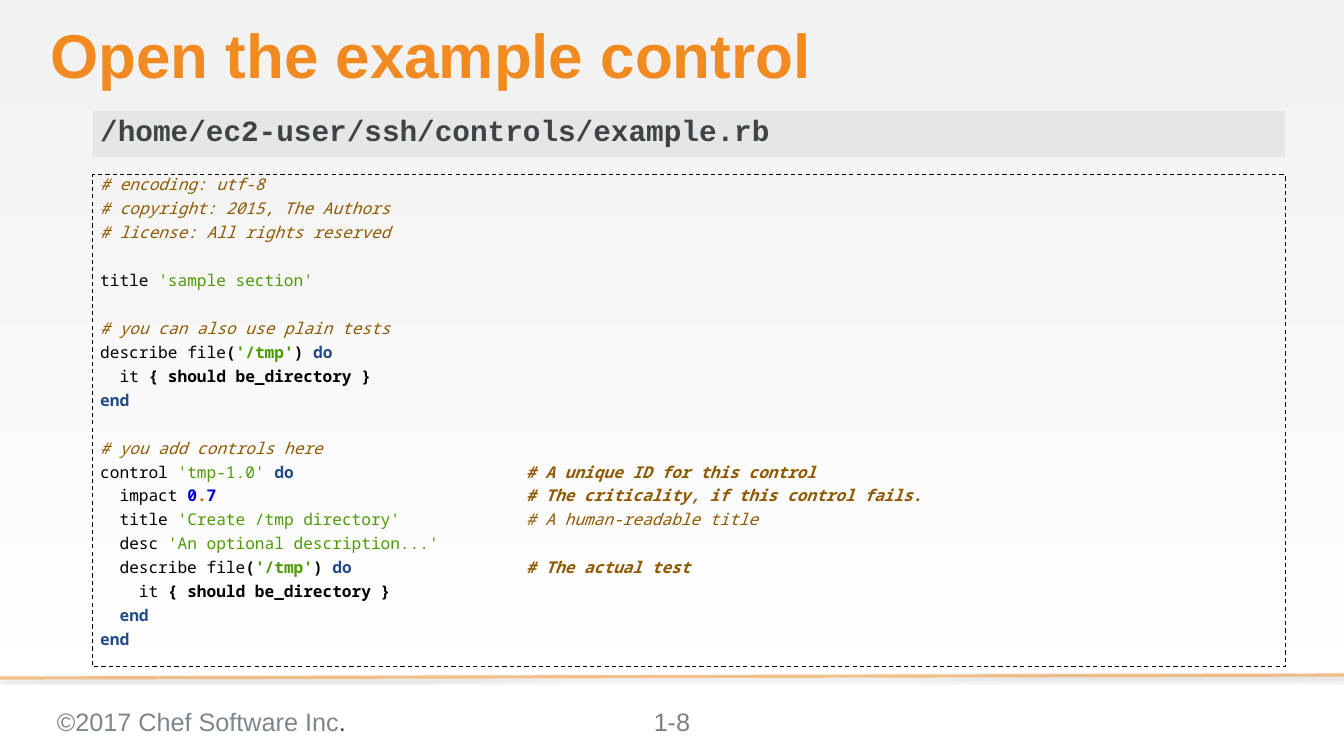
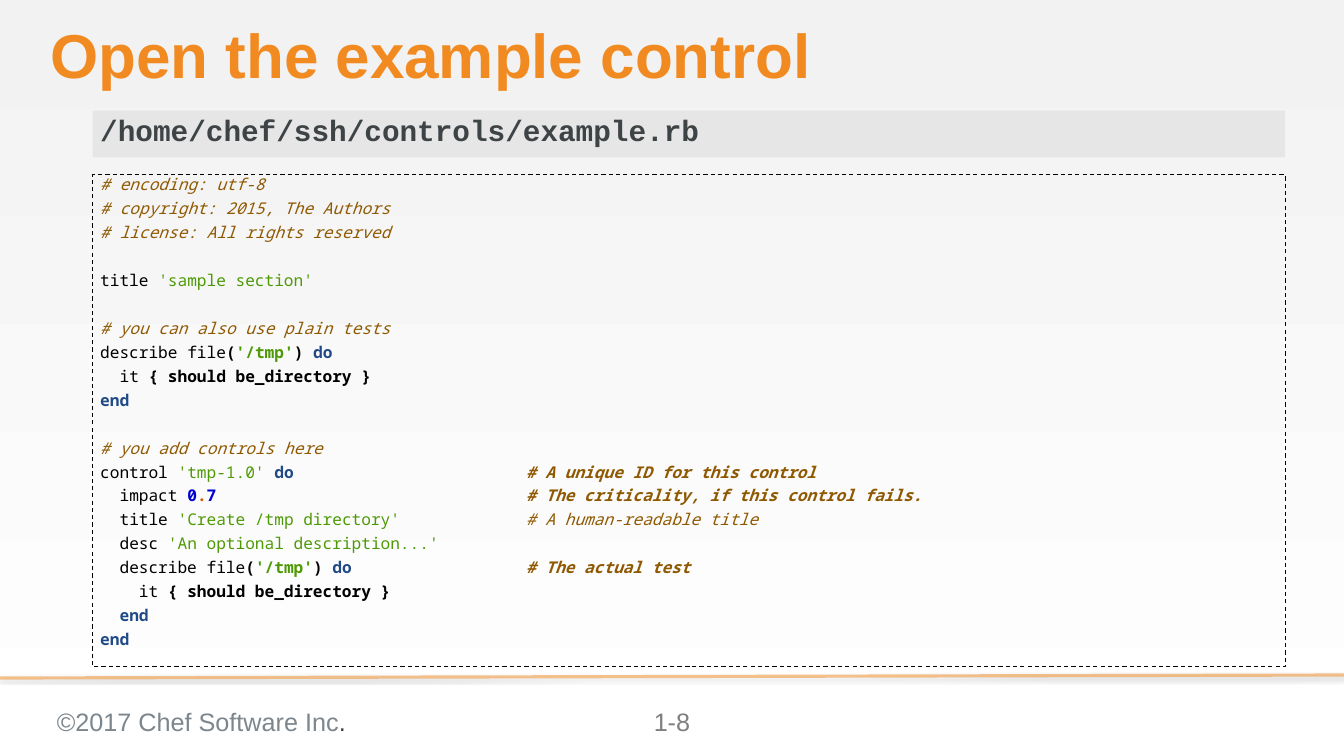
Before and after one commit to nathenharvey/introduction-to-inspec, a slide deck: slide 8 of powerpoint/04-InSpec-CLI.pptx. Drawn at 1344x756 pixels with LibreOffice and Linux fonts; fonts in the diff are those of the drawing; background and template pictures are left out. Boxes give left, top, right and bottom in pixels: in the first picture for what was removed or moved away, otherwise in the second. Text is boxed around its words. In the diff, an @@ line names an element or a change of style, - is before the commit and + after.

```diff
--- a/powerpoint/04-InSpec-CLI.pptx
+++ b/powerpoint/04-InSpec-CLI.pptx
@@ text at box(100, 120, 699, 147): text changed @@
-/home/ec2-user/ssh/controls/example.rb
+/home/chef/ssh/controls/example.rb
```
Also in this commit, not shown: 2 other slides changed, 7 other files.
